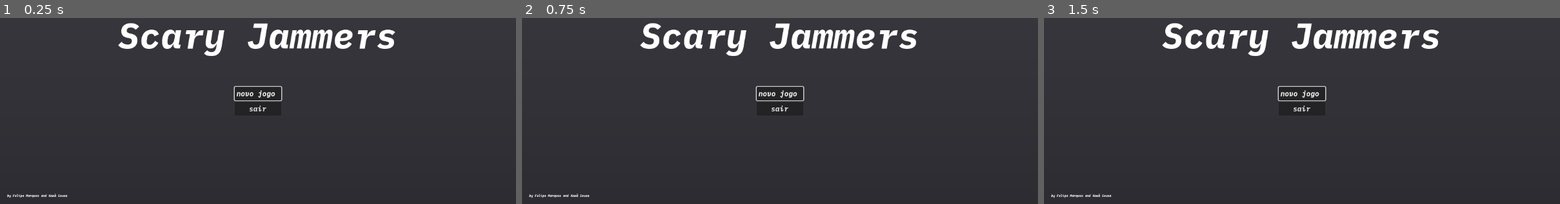
Above: before the commit, frames 1-3 (left to right).
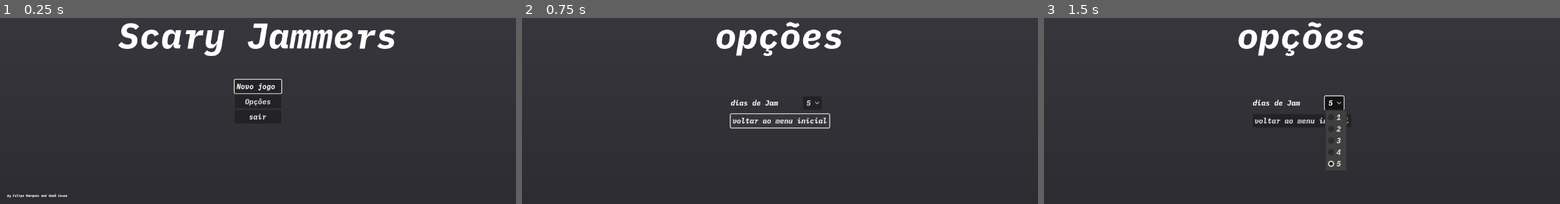
Above: after the commit, the same moments.

Repository: kawasousa/Scary-Jammers
Game: Godot game, scene res://scenes/menu_inicial.tscn
The game is run twice, just before and just after one commit, with the same random seed, the same clock (stepped at 60 frames per second) and the same inputs.
Inputs (mouse positions are in pixels of both pictures, inside the frame that each line leads up to):
- Up to frame 1 (0.25 s): no input
- Up to frame 2 (0.75 s): click (780, 101) at 0.5 s, where only the run after the commit has a clickable "Opções"
- Up to frame 3 (1.5 s): click (1332, 103) at 1.25 s, where only the run after the commit has a clickable "5"

The runs differ from the first frame. In frame 1, 0.6% of the frame differs, in the area x 45-55%, y 32-55%; in frame 2, 4.4%, in the area x 1-77%, y 2-97%; in frame 3, 4.4%.

Commit message:
options menu added

Diff:
--- a/Scary Jam/Autoload/Global.gd
+++ b/Scary Jam/Autoload/Global.gd
@@ -4,6 +4,7 @@
 @onready var timer: Timer = $Timer
 var game_over: bool = false
 var game_win: bool = false
+var max_game_days: int = 5
 var game_day: int
 var game_seconds: int
 var game_minutes: int
@@ -83,8 +84,8 @@
 func reset_game_values() -> void:
 	game_win = false
 	game_over = false
-	game_seconds = 0
-	game_minutes = 3
+	game_seconds = 10
+	game_minutes = 0
 	timer.stop()
 	player_position = Vector2(385, 540)
 	invasion_rect_factor = 0
@@ -95,18 +96,18 @@
 	player_shooots = 0
 	player_life_resource = 0
 	player_life = 1
-	game_day = 1
+	game_day = max_game_days
 
 func _on_timer_timeout():
 	if game_minutes == 0 and game_seconds == 0:
-		game_day += 1
-		game_minutes = 5
-		game_seconds = 0
+		game_day -= 1
+		game_minutes = 0
+		game_seconds = 10
 	if game_seconds == 0:
 		game_seconds = 59
 		game_minutes -= 1
 	game_seconds -= 1
 
 func day_to_win() -> void:
-	if game_day == 3:
+	if game_day == 0:
 		game_win = true
--- a/Scary Jam/scenes/hud.tscn
+++ b/Scary Jam/scenes/hud.tscn
@@ -124,4 +124,4 @@
 offset_top = -5.6059
 offset_right = 105.97
 offset_bottom = 16.3941
-text = "Tempo para o dia: 05:00"
+text = "Dia 1 // 05:00"
--- a/Scary Jam/scenes/menu_inicial.tscn
+++ b/Scary Jam/scenes/menu_inicial.tscn
@@ -49,7 +49,11 @@
 [node name="play_button" type="Button" parent="VBoxContainer2"]
 layout_mode = 2
 theme = SubResource("Theme_6qgel")
-text = "novo jogo "
+text = "Novo jogo "
+
+[node name="days_button" type="Button" parent="VBoxContainer2"]
+layout_mode = 2
+text = "Opções"
 
 [node name="quit_button" type="Button" parent="VBoxContainer2"]
 layout_mode = 2
@@ -64,14 +68,15 @@
 theme_override_font_sizes/font_size = 80
 text = "Scary Jammers"
 
-[node name="Label2" type="Label" parent="."]
+[node name="Label2" type="Label" parent="Label"]
 layout_mode = 0
-offset_left = 16.0
-offset_top = 624.0
-offset_right = 151.0
-offset_bottom = 646.0
+offset_left = -247.0
+offset_top = 406.0
+offset_right = -112.0
+offset_bottom = 428.0
 theme_override_font_sizes/font_size = 7
 text = "by Felipe Marques and Kawã Sousa"
 
 [connection signal="pressed" from="VBoxContainer2/play_button" to="." method="_on_play_button_pressed"]
+[connection signal="pressed" from="VBoxContainer2/days_button" to="." method="_on_days_button_pressed"]
 [connection signal="pressed" from="VBoxContainer2/quit_button" to="." method="_on_quit_button_pressed"]
--- /dev/null
+++ b/Scary Jam/scenes/options.tscn
@@ -0,0 +1,86 @@
+[gd_scene load_steps=4 format=3 uid="uid://cximw1n7ocfqt"]
+
+[ext_resource type="Script" path="res://script/options.gd" id="1_cwab2"]
+
+[sub_resource type="Gradient" id="Gradient_o4td1"]
+colors = PackedColorArray(0.17435, 0.174346, 0.195286, 1, 0.234, 0.234, 0.26, 1)
+
+[sub_resource type="GradientTexture2D" id="GradientTexture2D_sb0js"]
+gradient = SubResource("Gradient_o4td1")
+fill_from = Vector2(0.5, 1)
+fill_to = Vector2(0.5, 0)
+metadata/_snap_enabled = true
+
+[node name="optiond" type="Control"]
+layout_mode = 3
+anchors_preset = 15
+anchor_right = 1.0
+anchor_bottom = 1.0
+grow_horizontal = 2
+grow_vertical = 2
+script = ExtResource("1_cwab2")
+
+[node name="background" type="TextureRect" parent="."]
+layout_mode = 1
+anchors_preset = 15
+anchor_right = 1.0
+anchor_bottom = 1.0
+grow_horizontal = 2
+grow_vertical = 2
+texture = SubResource("GradientTexture2D_sb0js")
+
+[node name="VBoxContainer2" type="VBoxContainer" parent="."]
+layout_mode = 1
+anchors_preset = 8
+anchor_left = 0.5
+anchor_top = 0.5
+anchor_right = 0.5
+anchor_bottom = 0.5
+offset_left = -110.0
+offset_top = 83.0
+offset_right = 110.0
+offset_bottom = 173.0
+grow_horizontal = 2
+grow_vertical = 2
+size_flags_horizontal = 4
+theme_override_constants/separation = 10
+
+[node name="HBoxContainer" type="HBoxContainer" parent="VBoxContainer2"]
+layout_mode = 2
+theme_override_constants/separation = 55
+
+[node name="Label2" type="Label" parent="VBoxContainer2/HBoxContainer"]
+layout_mode = 2
+text = "dias de Jam"
+
+[node name="days_button" type="OptionButton" parent="VBoxContainer2/HBoxContainer"]
+layout_mode = 2
+item_count = 5
+selected = 4
+popup/item_0/text = "1"
+popup/item_0/id = 0
+popup/item_1/text = "2"
+popup/item_1/id = 1
+popup/item_2/text = "3"
+popup/item_2/id = 2
+popup/item_3/text = "4"
+popup/item_3/id = 3
+popup/item_4/text = "5"
+popup/item_4/id = 4
+
+[node name="quit_button" type="Button" parent="VBoxContainer2"]
+layout_mode = 2
+text = "voltar ao menu inicial"
+
+[node name="Label" type="Label" parent="."]
+offset_left = 263.0
+offset_top = 218.0
+offset_right = 887.0
+offset_bottom = 322.0
+theme_override_font_sizes/font_size = 80
+text = "opções"
+horizontal_alignment = 1
+vertical_alignment = 1
+
+[connection signal="item_selected" from="VBoxContainer2/HBoxContainer/days_button" to="." method="_on_days_button_item_selected"]
+[connection signal="pressed" from="VBoxContainer2/quit_button" to="." method="_on_quit_button_pressed"]
--- a/Scary Jam/script/hud.gd
+++ b/Scary Jam/script/hud.gd
@@ -46,4 +46,4 @@
 func set_left_time_label() -> void:
 	var seconds = Global.game_seconds
 	var zero_second = "0" if seconds < 10 else ""
-	time_label.text = "Tempo para o dia: 0%s:%s%s" %[Global.game_minutes, zero_second, seconds]
+	time_label.text = "Dia: %s // 0%s:%s%s" %[Global.game_day, Global.game_minutes, zero_second, seconds]
--- a/Scary Jam/script/menu_inicial.gd
+++ b/Scary Jam/script/menu_inicial.gd
@@ -13,3 +13,6 @@
 
 func _on_quit_button_pressed():
 	get_tree().quit()
+
+func _on_days_button_pressed():
+	get_tree().change_scene_to_file("res://scenes/options.tscn")
--- /dev/null
+++ b/Scary Jam/script/options.gd
@@ -0,0 +1,12 @@
+extends Control
+
+@onready var quit_button = $VBoxContainer2/quit_button
+
+func _ready():
+	quit_button.grab_focus()
+
+func _on_quit_button_pressed():
+	get_tree().change_scene_to_file("res://scenes/menu_inicial.tscn")
+
+func _on_days_button_item_selected(index):
+	Global.max_game_days = index + 1
Not shown: 1 places in Scary Jam/scenes/menu_inicial.tscn that only renumber resources
